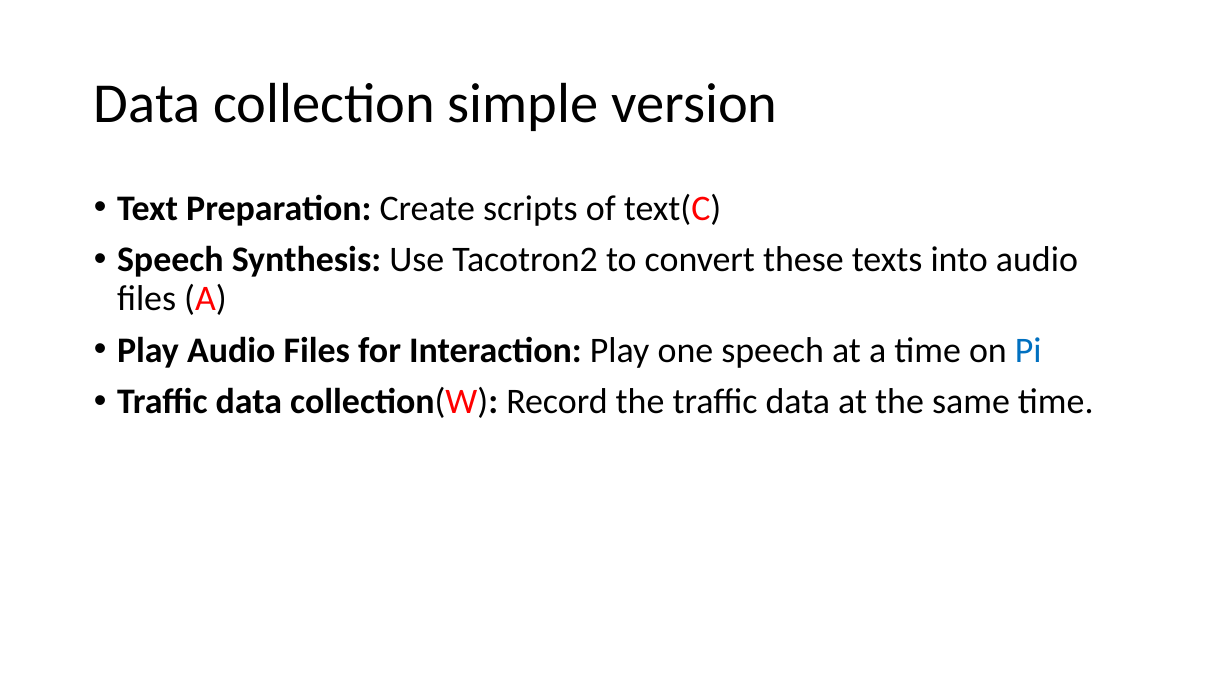
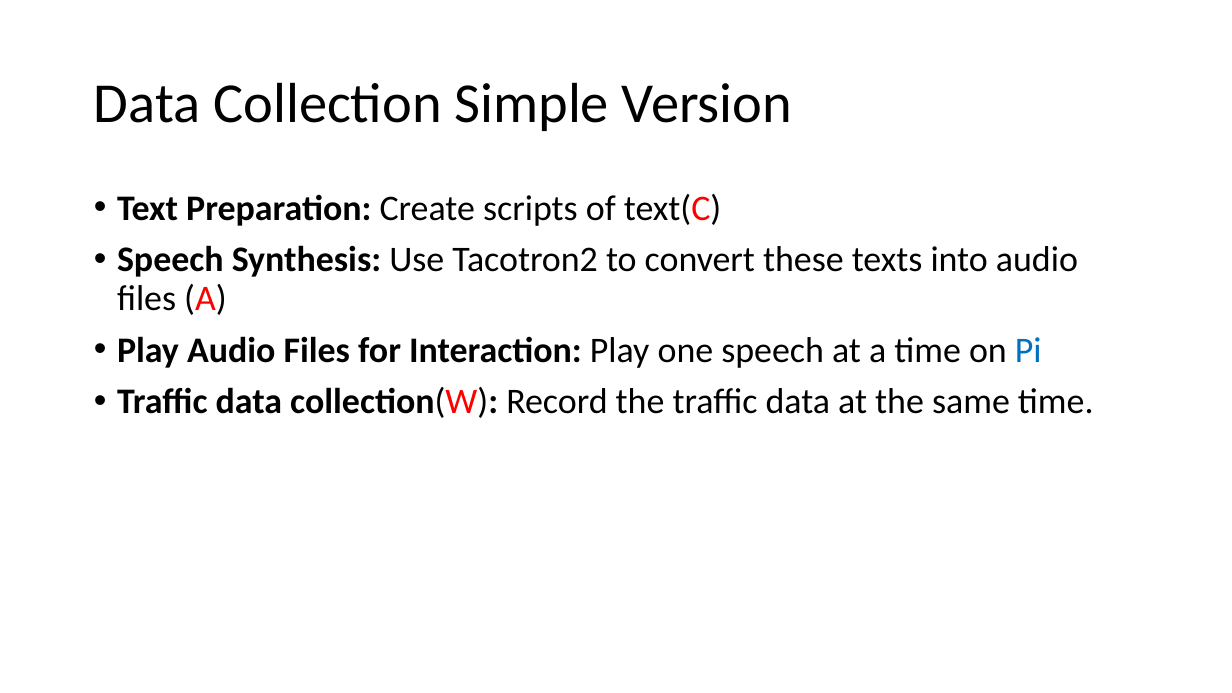
Before and after one commit to GXG-CS/Pi-Alexa, a slide deck: slide 10 of Presentation1.pptx (slide 9 before the commit). Drawn at 1232x693 pixels with LibreOffice and Linux fonts; fonts in the diff are those of the drawing. Boxes give left, top, right and bottom in pixels: in the first picture for what was removed or moved away, otherwise in the second. Text is boxed around its words. In the diff, an @@ line names an element or a change of style, - is before the commit and + after.

Commit message:
incoming/outgoing data

```diff
--- a/Presentation1.pptx
+++ b/Presentation1.pptx
@@ title at <box>94,82,793,131</box>: text changed @@
-Data collection simple version
+Data Collection Simple Version
```
Also in this commit, not shown: 3 other slides changed, 4 slides added, 1 slide removed, 1 other file.
